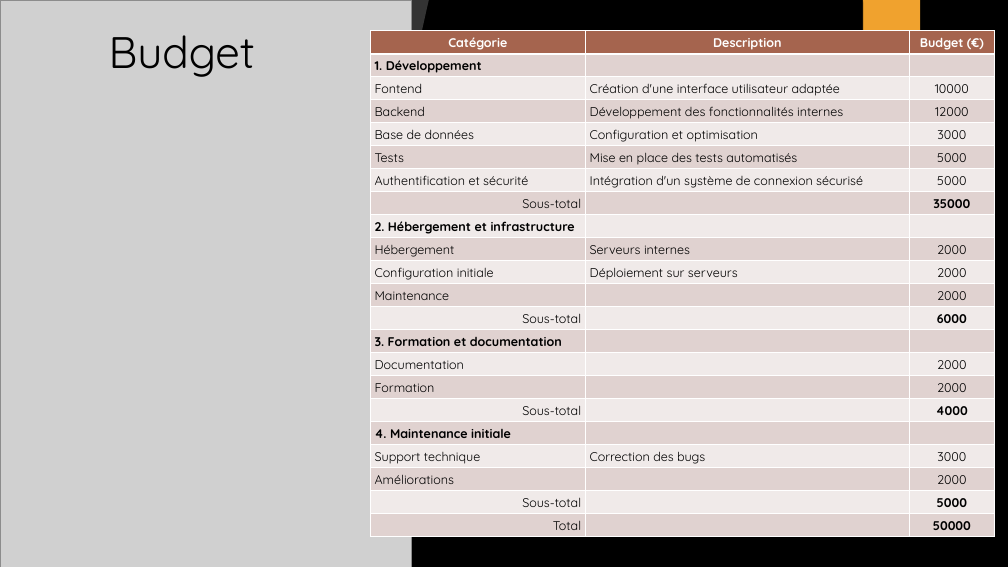
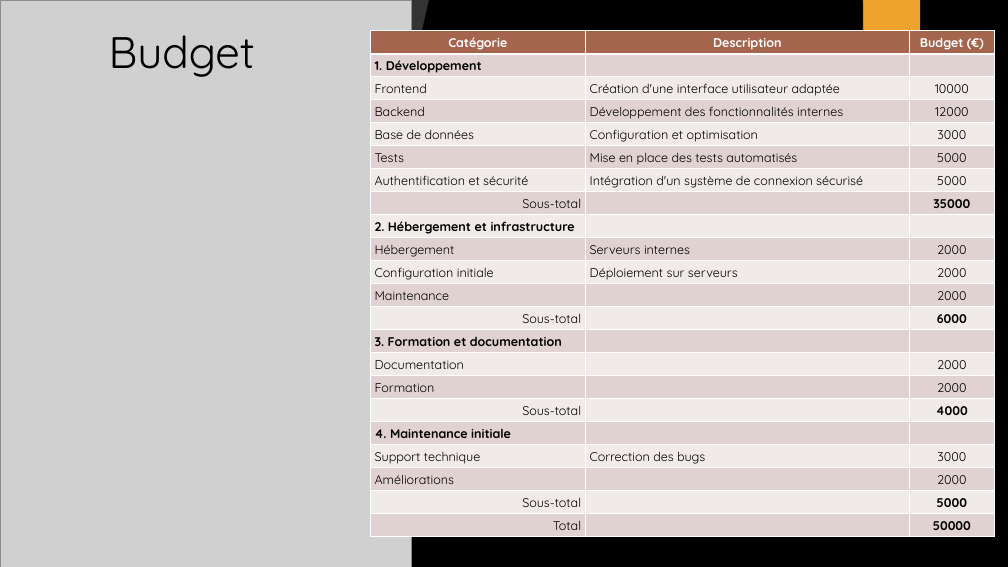
Before and after one commit to mroignant598/D08b_R-daction_Cahier_Des_Charges_, a slide deck: slide 11 of D08b_PPT_Projet.pptx. Drawn at 1008x567 pixels with LibreOffice and Linux fonts; fonts in the diff are those of the drawing; grey boxes stand for pictures; background and template pictures are left out. Boxes give left, top, right and bottom in pixels: in the first picture for what was removed or moved away, otherwise in the second. Text is boxed around its words. In the diff, an @@ line names an element or a change of style, - is before the commit and + after.

```diff
--- a/D08b_PPT_Projet.pptx
+++ b/D08b_PPT_Projet.pptx
@@ table at (x1=370, y1=31, x2=994, y2=536) @@
-row 3, column 1: Fontend
+row 3, column 1: Frontend
```
